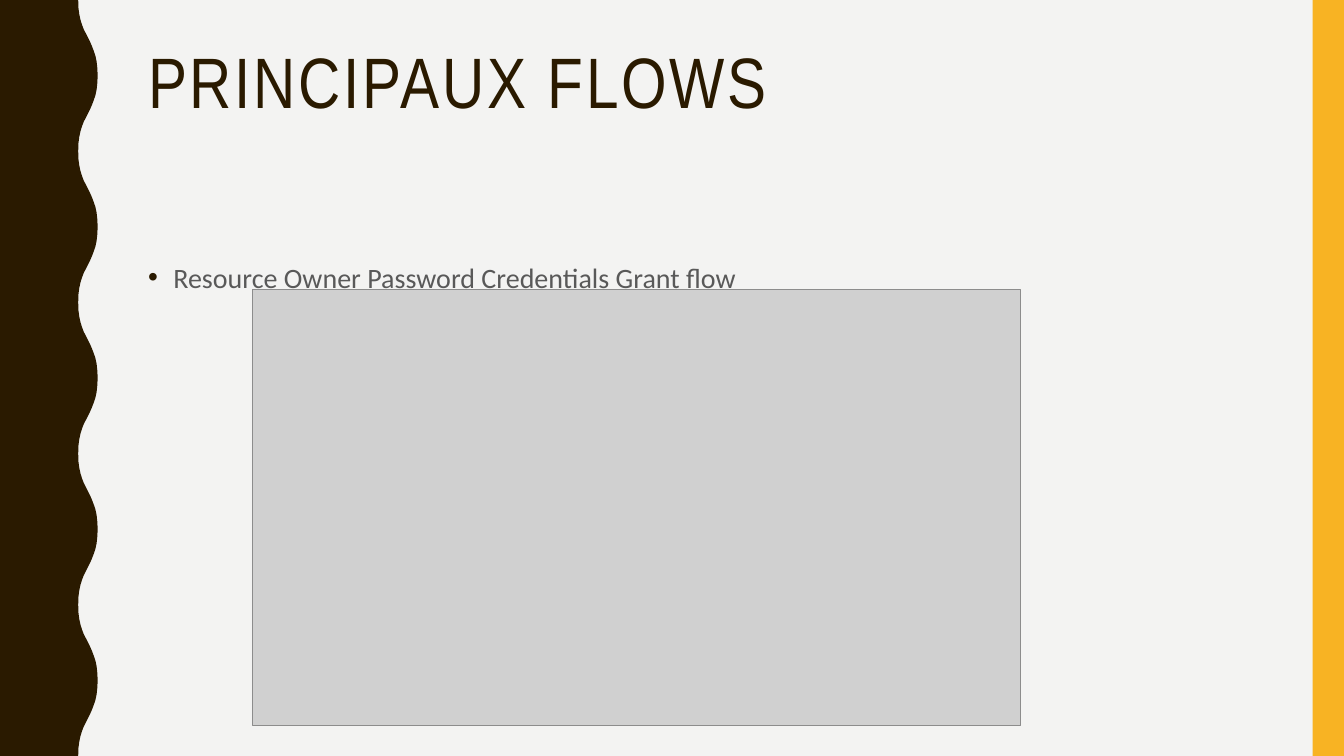
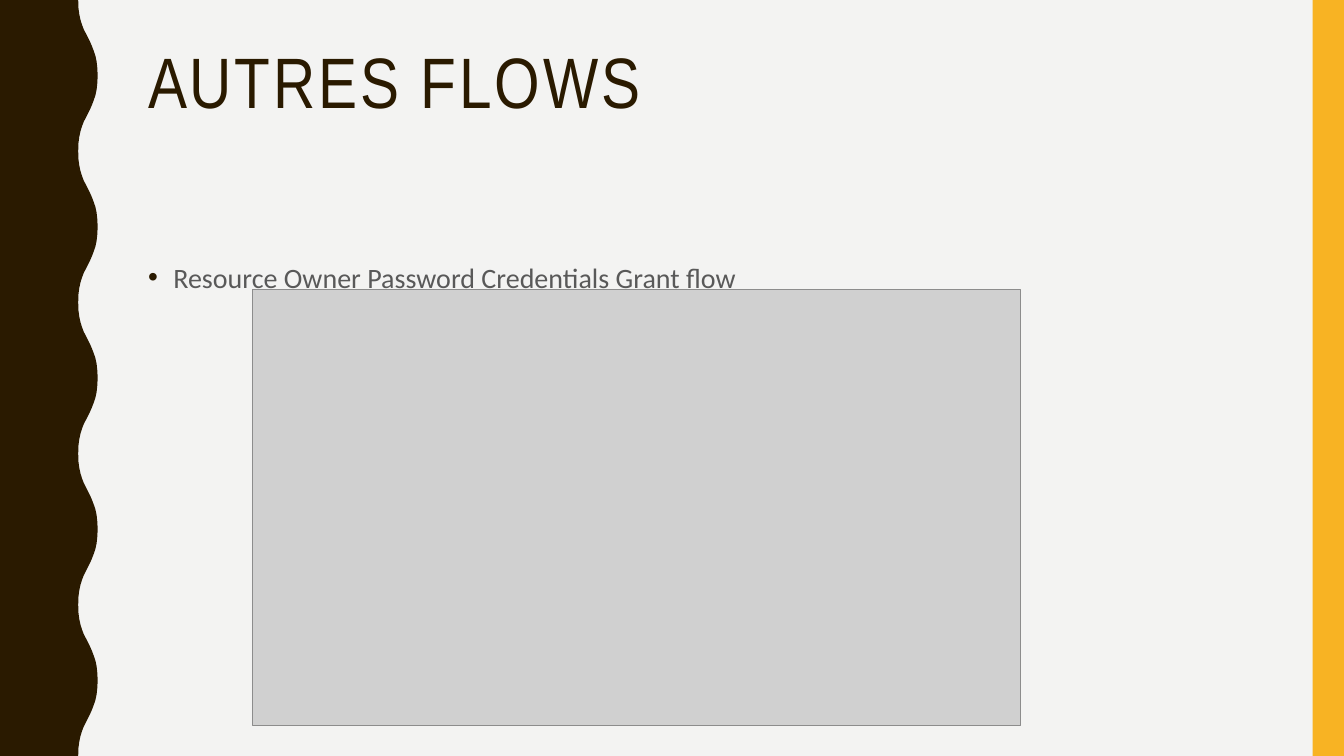
Before and after one commit to jeromefirlej/oidc-samples, a slide deck: slide 14 of Prez OIDC.pptx (slide 8 before the commit). Drawn at 1344x756 pixels with LibreOffice and Linux fonts; fonts in the diff are those of the drawing; grey boxes stand for pictures. Boxes give left, top, right and bottom in pixels: in the first picture for what was removed or moved away, otherwise in the second. Text is boxed around its words. In the diff, an @@ line names an element or a change of style, - is before the commit and + after.

```diff
--- a/Prez OIDC.pptx
+++ b/Prez OIDC.pptx
@@ title at <box>148,58,640,109</box>: text changed @@
-PRINCIPAUX FLOWS
+AUTRES FLOWS
```
Also in this commit, not shown: 3 other slides changed, 2 slides added, 1 slide removed, 57 other files.
